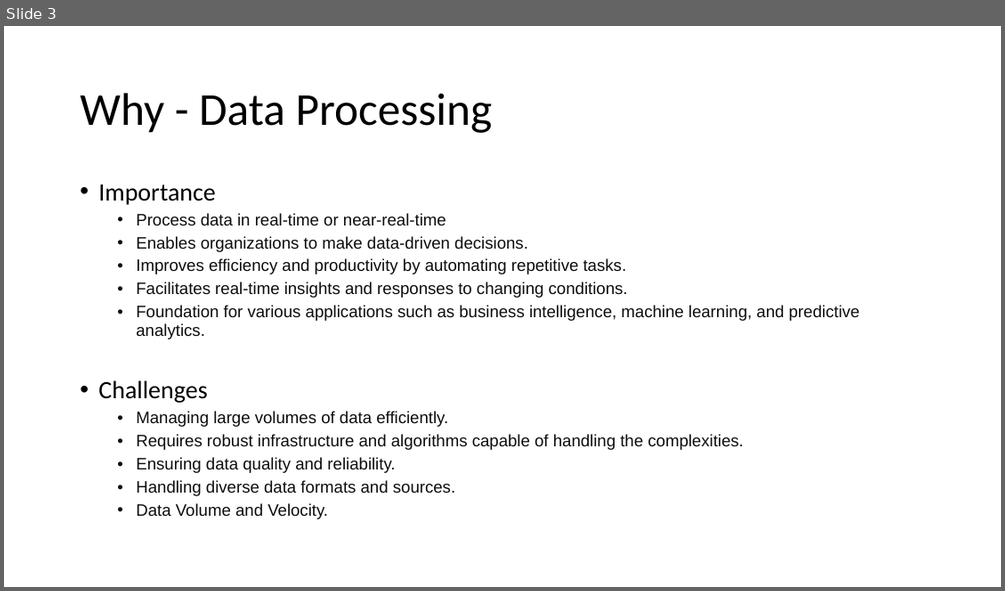
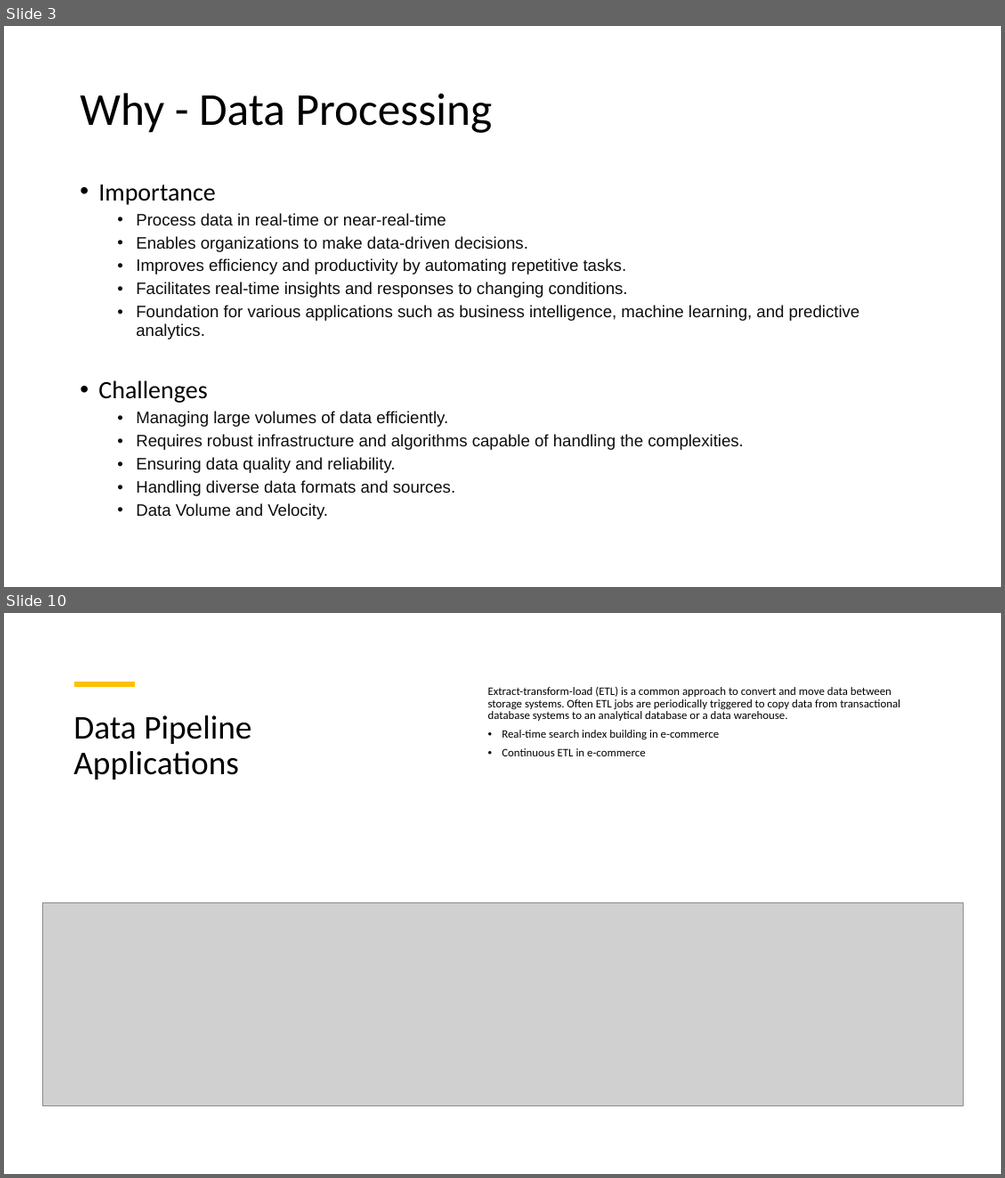
Before and after one commit to aprabhat/flink_demo, a slide deck: PPT/Apache_Flink.pptx. Shown one above the other, each under a label of ours: slide 3 before the commit, slides 3 and 10 after it; the slides between them are not shown. The pictures are 1005x591 and 1005x1178 pixels, drawn with LibreOffice and Linux fonts; fonts in the diff are those of the drawing; grey boxes stand for pictures. Boxes give left, top, right and bottom in pixels: in the first picture for what was removed or moved away, otherwise in the second. Text is boxed around its words. In the diff, an @@ line names an element or a change of style, - is before the commit and + after.

```diff
--- a/PPT/Apache_Flink.pptx
+++ b/PPT/Apache_Flink.pptx
@@ slide 10 added at [4, 613, 1001, 1174], background #FFFFFF @@
@@ line added from (75, 684) to (135, 684), #FFC000 4.5 pt @@
@@ text added at [488, 686, 900, 756], 11 pt, text #000000 @@
+Extract-transform-load (ETL) is a common approach to convert and move data between storage systems. Often ETL jobs are periodically triggered to copy data from transactional database systems to an analytical database or a data warehouse.
+• Real-time search index building in e-commerce
+• Continuous ETL in e-commerce
@@ title added at [73, 715, 251, 779], 32 pt, text #000000 @@
+Data Pipeline
+Applications
@@ picture added at [42, 903, 963, 1106] @@
```
Also in this commit, not shown: 2 slides changed, 9 other slides added, 4 slides removed.
